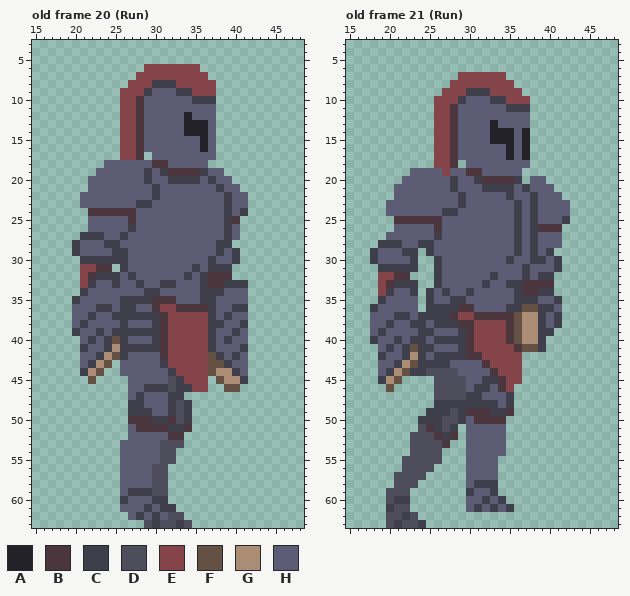
Two states of a pixel-art file, Aseprite/MainCharacter.aseprite. Above, as it was before the edit.
64x64 pixels, 42 frames. Shown: old frame 20 (Run): x 15..48, y 3..63; old frame 21 (Run): x 15..48, y 3..63. The commit also changed other frames, which this record leaves out.
Visible layers, top first: "Brazo Der", "Layer 1", "Torso", "Brazo Izq", "Pierna D", "Pierna IZq", "Cabeza".
Palette (. is transparent): A #222228  B #4a363c  C #3f3f4b  D #4d4d5c  E #85444a  F #655144  G #ab8d76  H #5c5c75
Pixels before, old frame 20 (Run), first column x 20:
 6 .........EEEEEEE......
 7 ........EEEEEEEEE.....
 8 .......EEECCCEEEEE....
 9 ......EEECHHHCCEEE....
10 ......EEBHHHHHHCCC....
11 ......EEBHHHHHHHHH....
12 ......EEBHHHHHAHHH....
13 ......EEBHHHHHAAAH....
14 ......EEBHHHHHAAAH....
15 ......EEBHHHHHHHAH....
16 ......EEBHHHHHHHAH....
17 ......EEB.HHHHHHHH....
18 ....HHHHHHBBHHHHH.....
19 ...HHHHHHCHCBBBBCHH...
20 ..HHHHHHHCHHCCCCHCHH..
21 ..HHHHHHHHCHHHHHHHCHH.
22 .HHHHHHHHHCHHHHHHHHCHH
23 .HHHHHHHCCHHHHHHHHHCHH
24 ..BBBBBBHHHHHHHHHHHCHC
25 ..HHHHHBHHHHHHHHHHHCB.
26 ..HHHHHCHHHHHHHHHHHCH.
27 .CCCHHCHHHHHHHHHHHHCH.
28 CHHHCCHHHHHHHHHHHHCC..
29 CHHHHCCHHHHHHHHHHHCHC.
30 .CCCCCCHHHHHHHHHHCHHC.
31 .EEBB.CHHHHHHHHCHCCC..
32 .EBCCCHCHHHHHHCHCBBB..
33 .ECHHCHHCHHCCHHHCBBCCC
34 .CHHHHHHHCCHHHHHCCCHHH
35 CHHHHHCCCCBBBHHHCCHHHH
36 HHHCCHCCHHBEEBBBBCHHCC
37 HHCHHCCCCCCBEEEEECHCHH
38 HCHHHHCHHHCBEEEEECCHHC
39 CHHCHCCCCCCBEEEEECHHCH
40 .HCHCFCHHHCBEEEEECHCHH
41 .CHHCGCCCCCBEEEEECHHHC
42 .HHCGFCHHHHBEEEEEFCHCH
43 .HCGF.HHHHHCEEEEEFFCHH
44 .CGF..HHHHHHCEEEEFGGCH
45 ..F....HHHHHDCEEE.FGGC
46 .......HHCCCDCCEE..FF.
47 .......HCHHHCC........
48 .......CCHHHCDC.......
49 .......CCCHHCDC.......
50 .......BBBCCBDC.......
51 .......HBBBBCCB.......
52 .......HHHHHBB........
53 ......HHHHHDDD........
54 ......HHHHHDD.........
55 ......HHHHHDD.........
56 ......HHHHDD..........
57 ......HHHHDD..........
58 ......HHHHDD..........
59 ......HCCCDD..........
60 ......CHHHCC..........
61 ......HHHCHCC.........
62 .......HCHCHDD........
63 .........DCDDCD.......
Pixels before, old frame 21 (Run), first column x 18:
 7 ...........EEEEEE........
 8 ..........EEEEEEEE.......
 9 .........EEECCCEEEE......
10 ........EEECHHHCCEEE.....
11 ........EEBHHHHHHCCC.....
12 ........EEBHHHHHHHHH.....
13 ........EEBHHHHAHHHH.....
14 ........EEBHHHHAAAHA.....
15 ........EEBHHHHAAAHA.....
16 ........EEBHHHHHHAHA.....
17 ........EEBHHHHHHAHA.....
18 ........EEB.HHHHHHHH.....
19 .....HHHHEHHBBHHHHH......
20 ....HHHHHHCHHCBBBBC.HH...
21 ...HHHHHHHCHHHCCCCHCHHH..
22 ...HHHHHHHHCHHHHHCHHCHHH.
23 ..HHHHHHHHHCHHHHHHCHCHHHH
24 ..HHHHHHHCCHHHHHHHCHCHHHH
25 ...BBBBBBHHHHHHHHHCHCHHHC
26 ...HHHHHBHHHHHHHHHCHCBBB.
27 ..HHHHHHCHHHHHHHHHCHCHHH.
28 .CCCHHCCHHHHHHHHHHCHCHHH.
29 CHHHCC.CHHHHHHHHHHCHCHC..
30 CHHHHC..CHHHHHHHHCHHCCHC.
31 .CCCCC..CHHHHHHHHHHCHHHC.
32 .EEBB...CHHHHHHCHHHCHCC..
33 .EBCCC..CHHHHHCHHCCBBBB..
34 .ECHHC.CHCHHCHHHHHCBBCC..
35 .CHHHH.CHHCCHHHHHHCCCHHC.
36 CHHHHH.CCCCBBHHHHCCFFCCH.
37 HHHCCHCCCCBEEBBBBBFGGCHC.
38 HHCHHCCHCCCBBEEEEBFGGCHC.
39 HCHHHHCCHHHCBEEEEBFGGCC..
40 CHHCHCCHCCCCBEEEEBFGGC...
41 .HCHCFCCHHHCBEEEEEBFFC...
42 .CHHCGCHCCCCBBEEEEE......
43 .HHCGFCCCCHHHHBEEEE......
44 .HCGFCCDDDDHHHHBEEE......
45 .CGF....DDDDHHCCBEE......
46 ..F.....DDDDHCCHBE.......
47 ........DDDDCCHHHC.......
48 ........CCCCCCCCHC.......
49 .......CCCDCBBBCCB.......
50 ......CCCDDCHBBBB........
51 ......DBCDC.HHHHH........
52 .....DDDBCB.HHHHH........
53 .....DDDDB..HHHHH........
54 .....DDDD...HHHHH........
55 ....DDDDD...HHHH.........
56 ....DDDD....HHHH.........
57 ...DDDD.....HHHH.........
58 ...DDD......HCCC.........
59 ..DDD.......CHHC.........
60 ..DCC.......HHCHC........
61 ..CDD.......HCHCHC.......
62 ..DDCD...................
63 ..DCDDC..................
Now the later version:
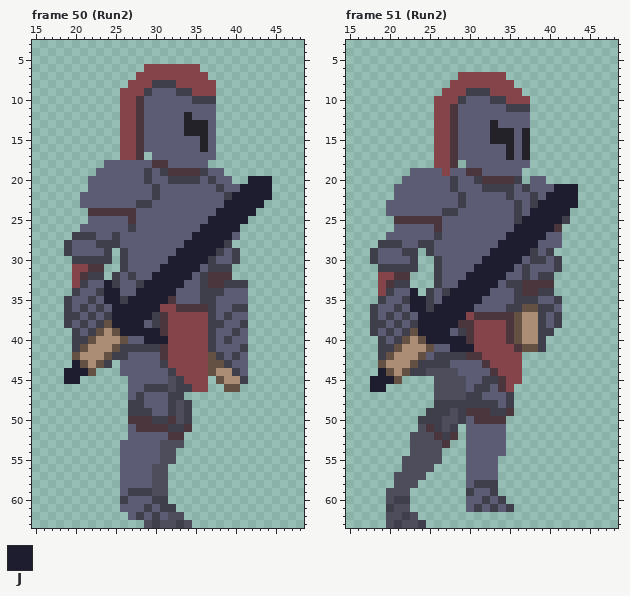
Colours new in this view: J #1d1d2f
A new or re-ordered frame is compared with the old frame closest to it.
Commit: [AnimacionesConEspada]
Difference:
frames 42 -> 57
Changed rows in their new state; - is an unchanged pixel.
Frame 50 (Run2) is new; against old frame 20 (Run), layers "Brazo Der", "Layer 1":
first column x 19:
20 -----------------------JJJ
21 ----------------------JJJJ
22 ---------------------JJJJJ
23 --------------------JJJJJ-
24 -------------------JJJJJ--
25 ------------------JJJJJ---
26 --H--------------JJJJJ----
27 -C--H-CH--------JJJJJ-----
28 CH--C----------JJJJJ------
29 CH---C.-------JJJJJ-------
30 -C----.------JJJJJ--------
31 -E-B-.------JJJJJ---------
32 -EBC-.-----JJJJJ----------
33 -ECH-J----JJJJJ-----------
34 -CH-CJJ--JJJJJ------------
35 CH-C-JJ-JJJJJ-------------
36 C-C--HJJJJJJ--------------
37 CC---CJJJJJ---------------
38 C---CFJJJJ----------------
39 ---CFGFJJJJJ--------------
40 -CCFGGGF--JJJ-------------
41 -CFGGGF-------------------
42 -FGGGFC-------------------
43 -JFGFC--------------------
44 JJJF.---------------------
45 JJ-.----------------------
Frame 51 (Run2) is new; against old frame 21 (Run), layers "Brazo Der", "Layer 1":
first column x 18:
21 -----------------------JJJ
22 ----------------------JJJJ
23 ---------------------JJJJJ
24 --------------------JJJJJ-
25 -------------------JJJJJ--
26 ------------------JJJJJ---
27 -----------------JJJJJ----
28 ----------------JJJJJ-----
29 ---------------JJJJJ------
30 --------------JJJJJ-------
31 -------------JJJJJ--------
32 ------------JJJJJ---------
33 -----.-----JJJJJ----------
34 -----J----JJJJJ-----------
35 ----CJJ--JJJJJ------------
36 ---C-JJ-JJJJJ-------------
37 C-CH--JJJJJJ--------------
38 CCHC--JJJJJ---------------
39 CHC-CFJJJJ----------------
40 .C--FGFJJJJJ--------------
41 -C-FGGGF--JJJ-------------
42 --FGG-F-------------------
43 -FGG----------------------
44 -JF-----------------------
45 JJJ-----------------------
46 JJ.-----------------------
